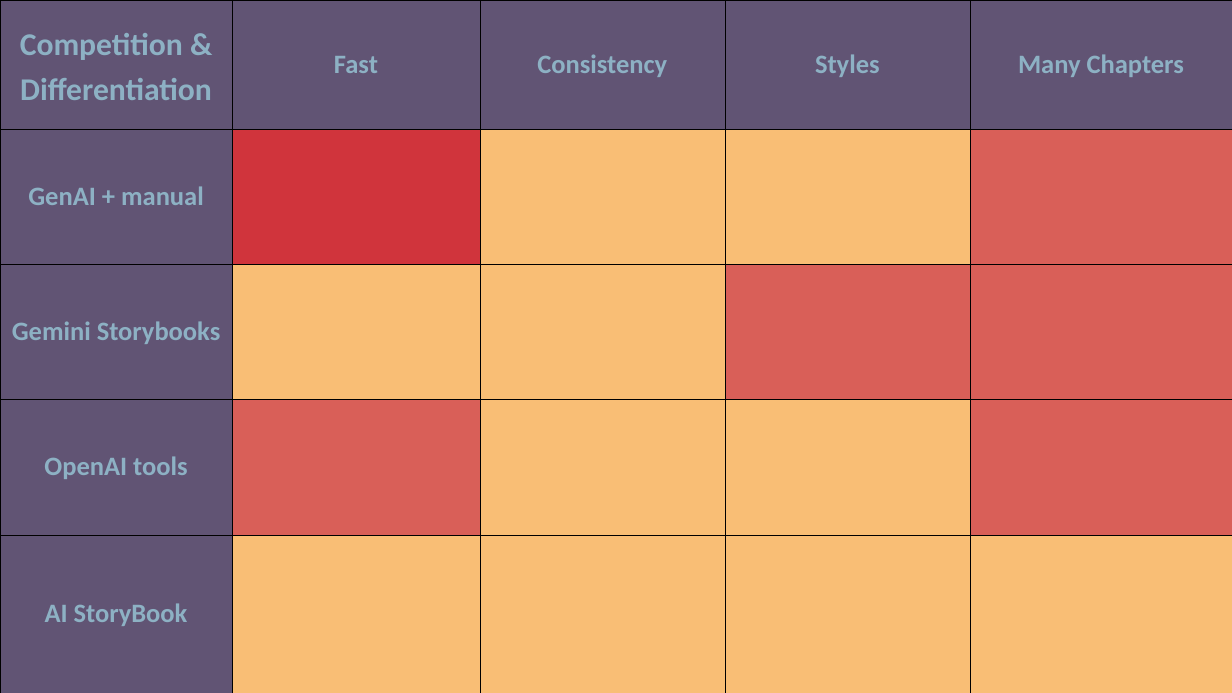
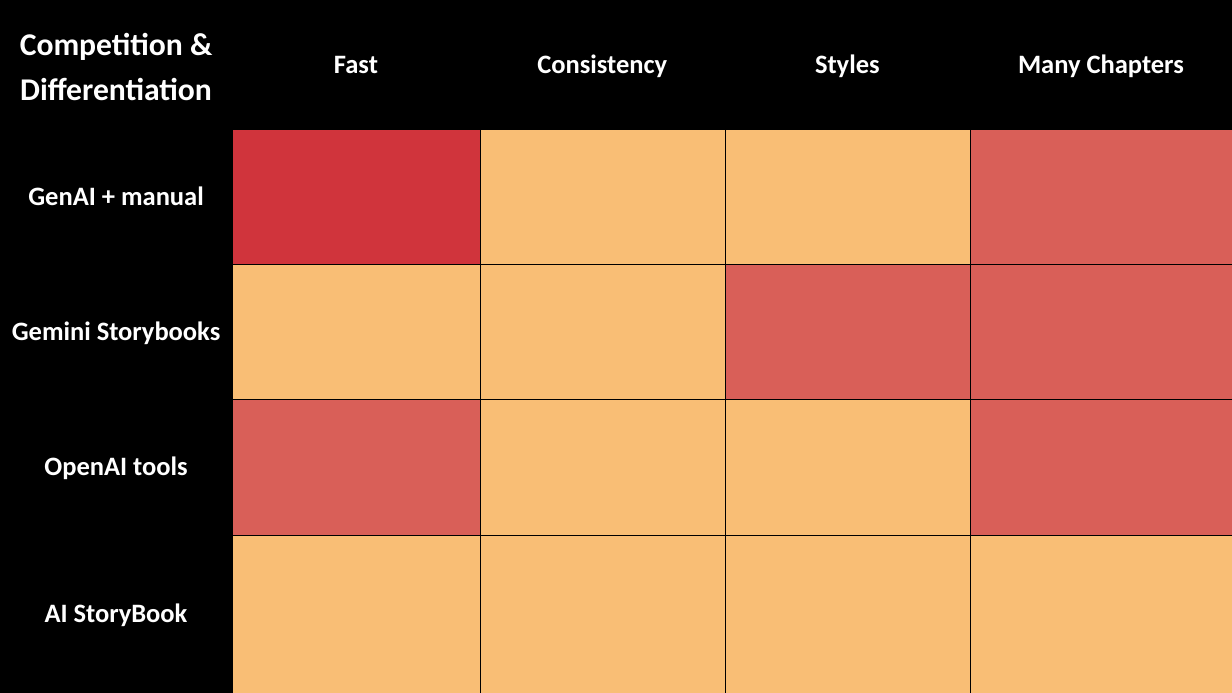
Before and after one commit to comics-factory/pitch-deck, a slide deck: slide 5 of presentations/ECC_pitch_deck.pptx. Drawn at 1232x693 pixels with LibreOffice and Linux fonts; fonts in the diff are those of the drawing. Boxes give left, top, right and bottom in pixels: in the first picture for what was removed or moved away, otherwise in the second. Text is boxed around its words. In the diff, an @@ line names an element or a change of style, - is before the commit and + after.

```diff
--- a/presentations/ECC_pitch_deck.pptx
+++ b/presentations/ECC_pitch_deck.pptx
@@ background #FFFFFF to #000000 @@
@@ table at box(0, 0, 1232, 693) @@
@@ fill #615474 to #000000 in 9 cells @@
@@ text colour #8DB1C4 to #FFFFFF in "Competition & Differentiation", "Fast", "Consistency", "Styles" and 5 more places @@
```
Also in this commit, not shown: 3 other slides changed, 6 other files.
